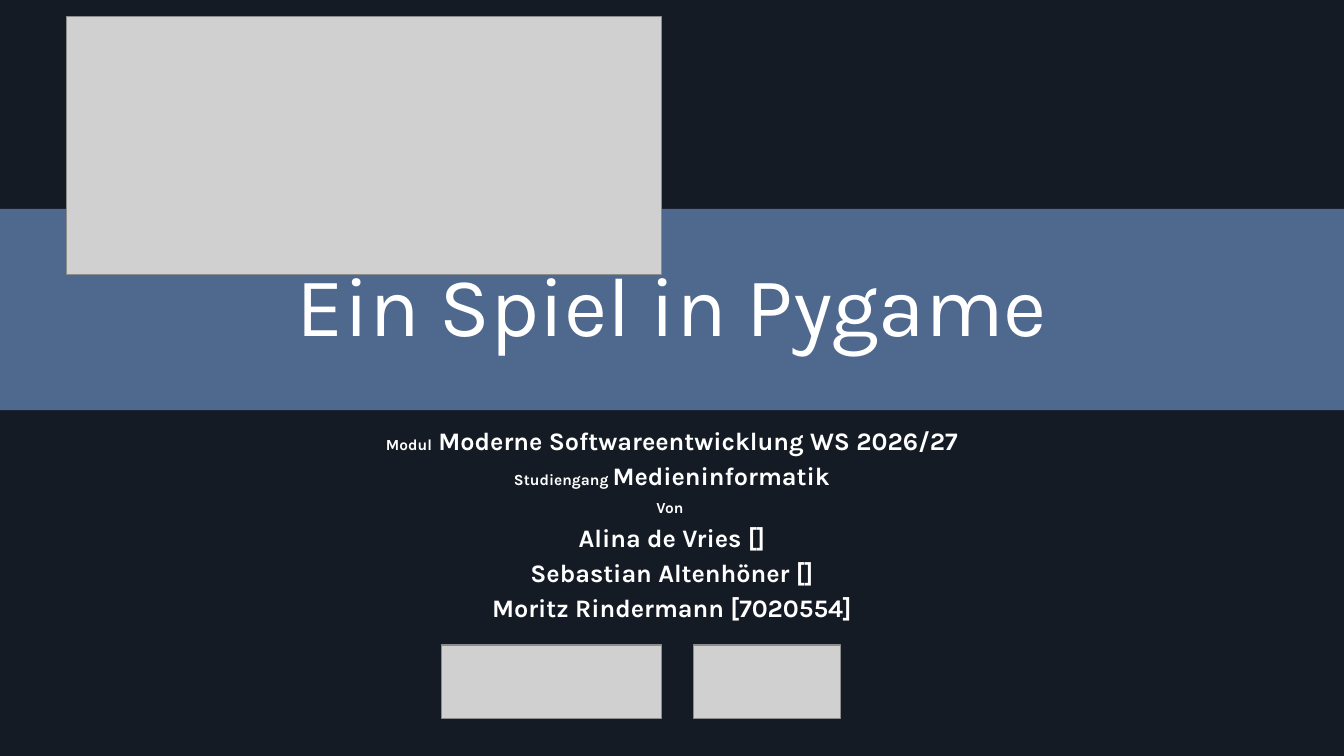
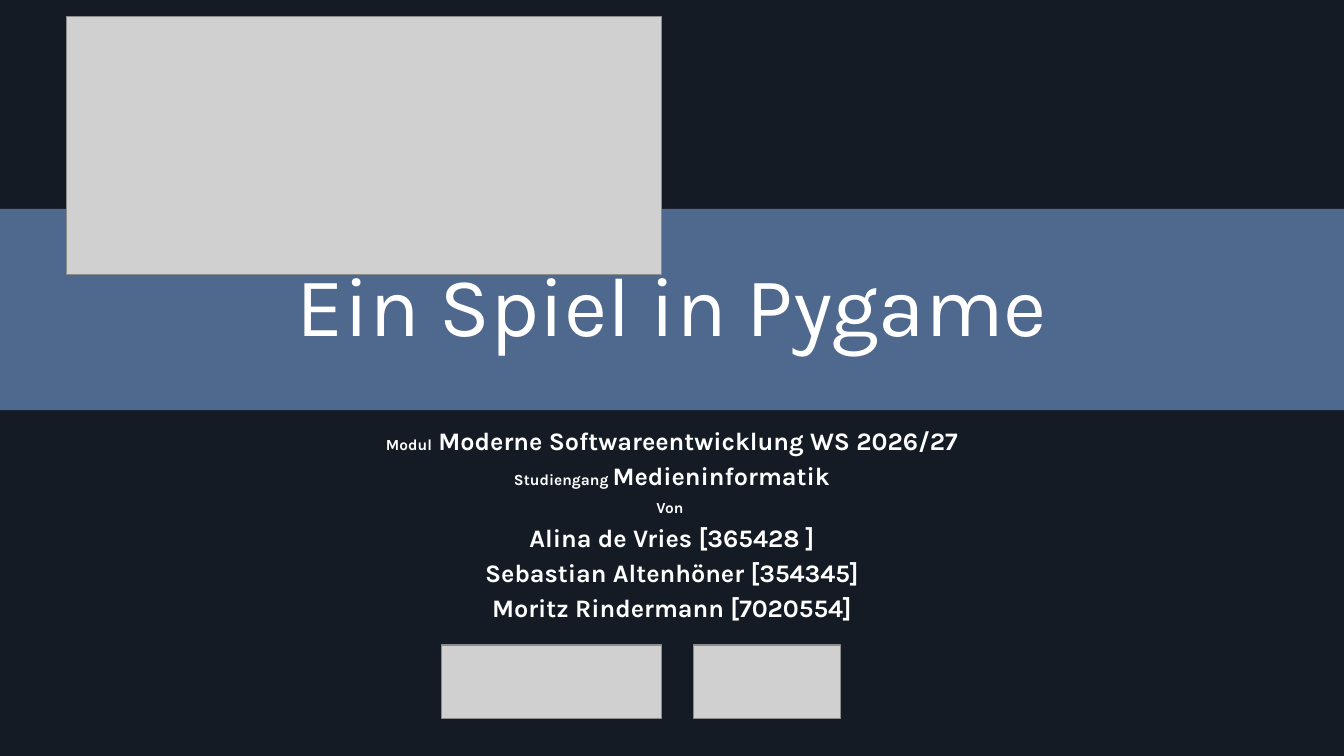
Before and after one commit to Dolokan/MSE_Roguelike, a slide deck: slide 1 of Moderne Softwareentwicklung Zwischenpräsentation.pptx. Drawn at 1344x756 pixels with LibreOffice and Linux fonts; fonts in the diff are those of the drawing; grey boxes stand for pictures. Boxes give left, top, right and bottom in pixels: in the first picture for what was removed or moved away, otherwise in the second. Text is boxed around its words. In the diff, an @@ line names an element or a change of style, - is before the commit and + after.

Commit message:
added study numbers on title

```diff
--- a/Moderne Softwareentwicklung Zwischenpräsentation.pptx
+++ b/Moderne Softwareentwicklung Zwischenpräsentation.pptx
@@ subtitle at box(485, 527, 859, 586): text changed @@
-Alina de Vries []
-Sebastian Altenhöner []
+Alina de Vries [365428 ]
+Sebastian Altenhöner [354345]
```
